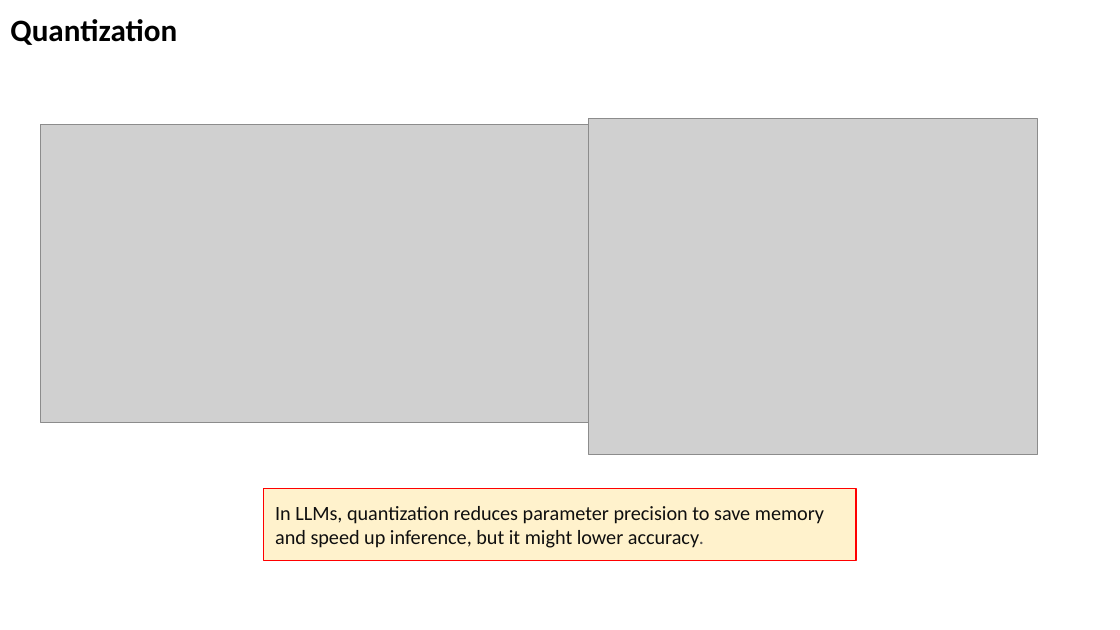
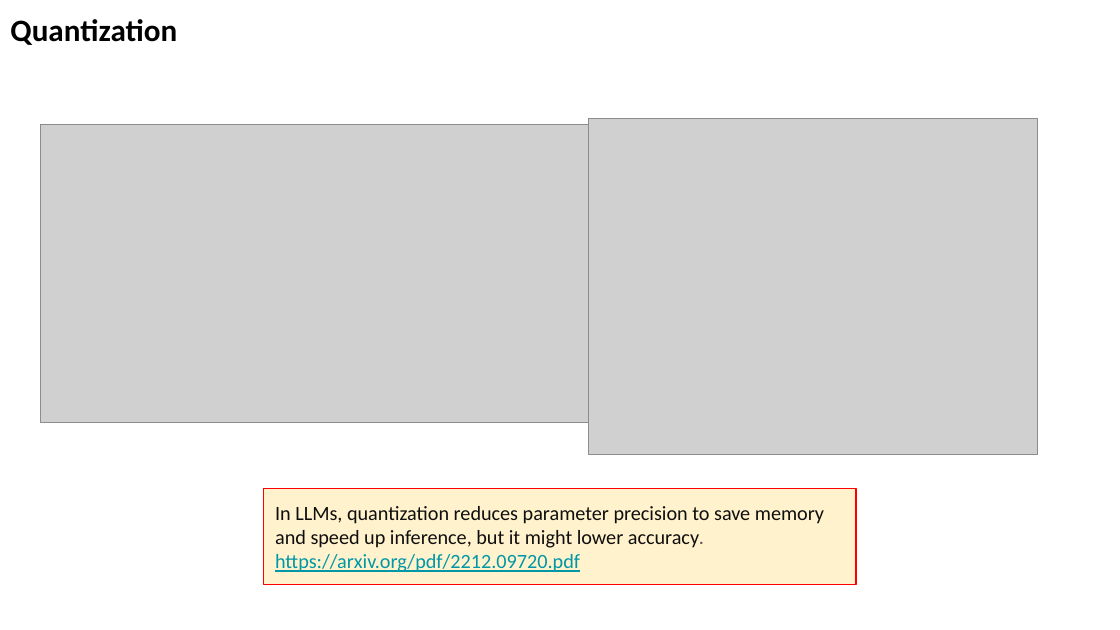
Before and after one commit to lselector/seminar, a slide deck: slide 7 of 2024/2024-01-26-Mixtral-On-Laptop.pptx. Drawn at 1120x630 pixels with LibreOffice and Linux fonts; fonts in the diff are those of the drawing; grey boxes stand for pictures. Boxes give left, top, right and bottom in pixels: in the first picture for what was removed or moved away, otherwise in the second. Text is boxed around its words. In the diff, an @@ line names an element or a change of style, - is before the commit and + after.

Commit message:
update

```diff
--- a/2024/2024-01-26-Mixtral-On-Laptop.pptx
+++ b/2024/2024-01-26-Mixtral-On-Laptop.pptx
@@ rectangle "In LLMs, quantization reduces parameter ...": place and size @@
-rectangle "In LLMs, quantization reduces parameter ..." at (264,489,857,561)
+rectangle "In LLMs, quantization reduces parameter ..." at (264,489,857,586)
@@ text in rectangle at (275,554,580,572): paragraph added @@
+https://arxiv.org/pdf/2212.09720.pdf
```
